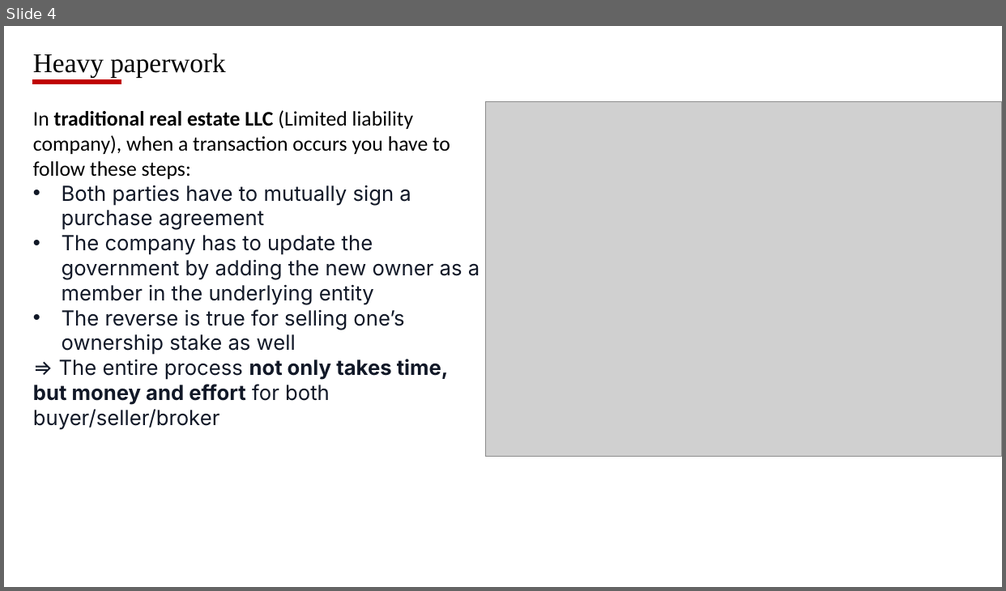
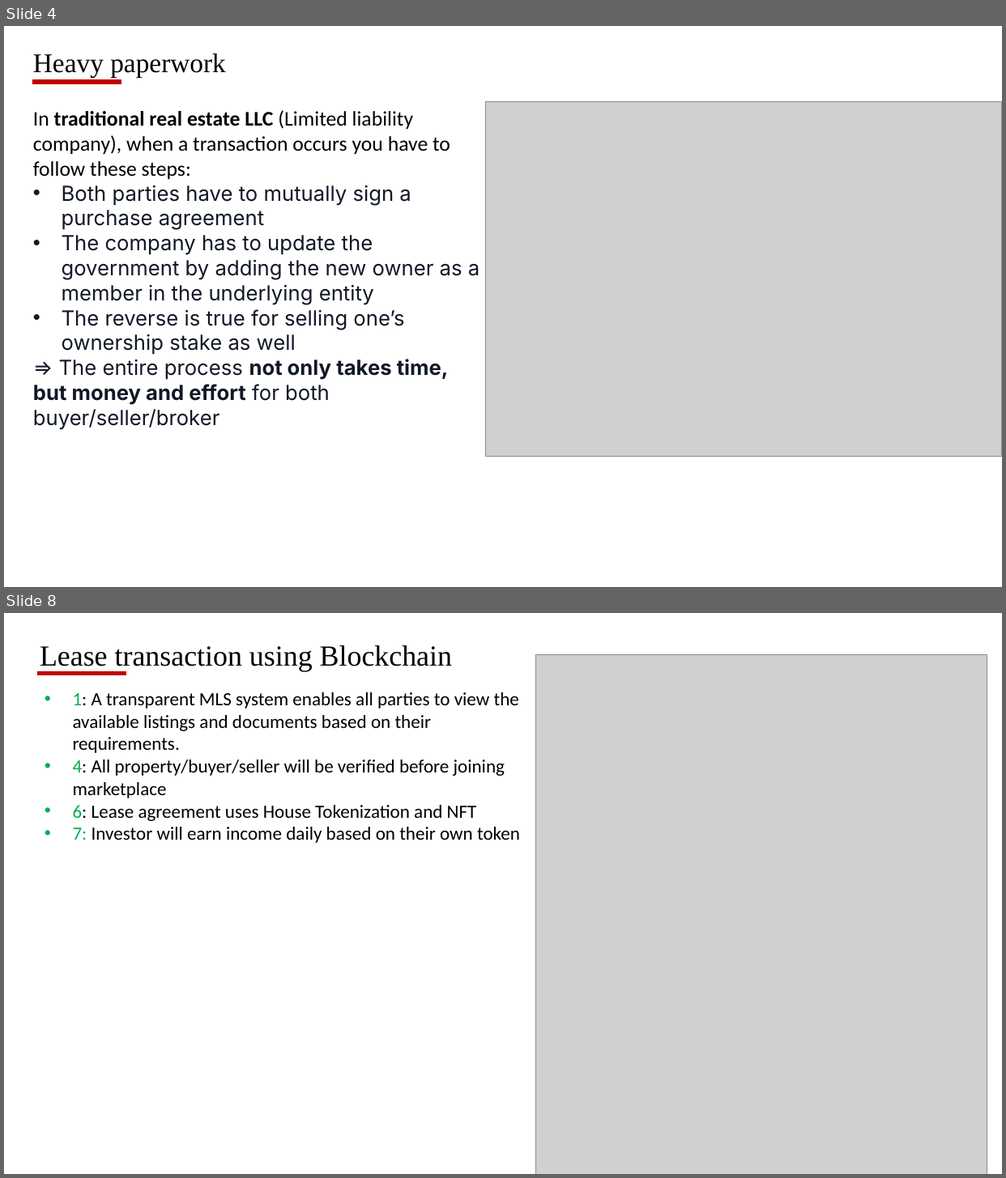
Before and after one commit to VinhQuocTran/Finalterm-Real-Estate-Blockchain, a slide deck: final_project_proposal.pptx. Shown one above the other, each under a label of ours: slide 4 before the commit, slides 4 and 8 after it; the slides between them are not shown. The pictures are 1006x591 and 1006x1178 pixels, drawn with LibreOffice and Linux fonts; fonts in the diff are those of the drawing; grey boxes stand for pictures. Boxes give left, top, right and bottom in pixels: in the first picture for what was removed or moved away, otherwise in the second. Text is boxed around its words. In the diff, an @@ line names an element or a change of style, - is before the commit and + after.

```diff
--- a/final_project_proposal.pptx
+++ b/final_project_proposal.pptx
@@ slide 8 added at (4,613,1002,1174), background #FFFFFF @@
@@ text added at (40,645,452,671), 28 pt, text #000000 @@
+Lease transaction using Blockchain
@@ picture added at (536,654,987,1174) @@
@@ line added from (37, 674) to (127, 674), #C00000 4.5 pt @@
@@ text added at (73,692,520,843), 18 pt, text #000000 @@
+• 1: A transparent MLS system enables all parties to view the available listings and documents based on their requirements.
+• 4: All property/buyer/seller will be verified before joining marketplace
+• 6: Lease agreement uses House Tokenization and NFT
+• 7: Investor will earn income daily based on their own token
```
Also in this commit, not shown: 4 slides changed, 3 other slides added, 2 other files.
